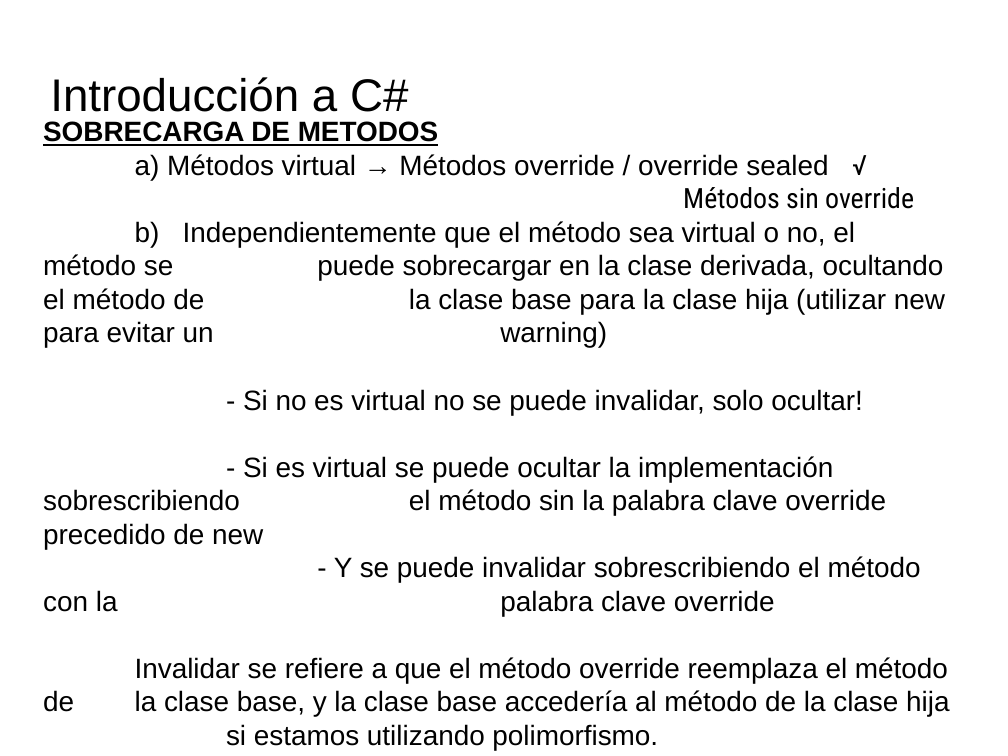
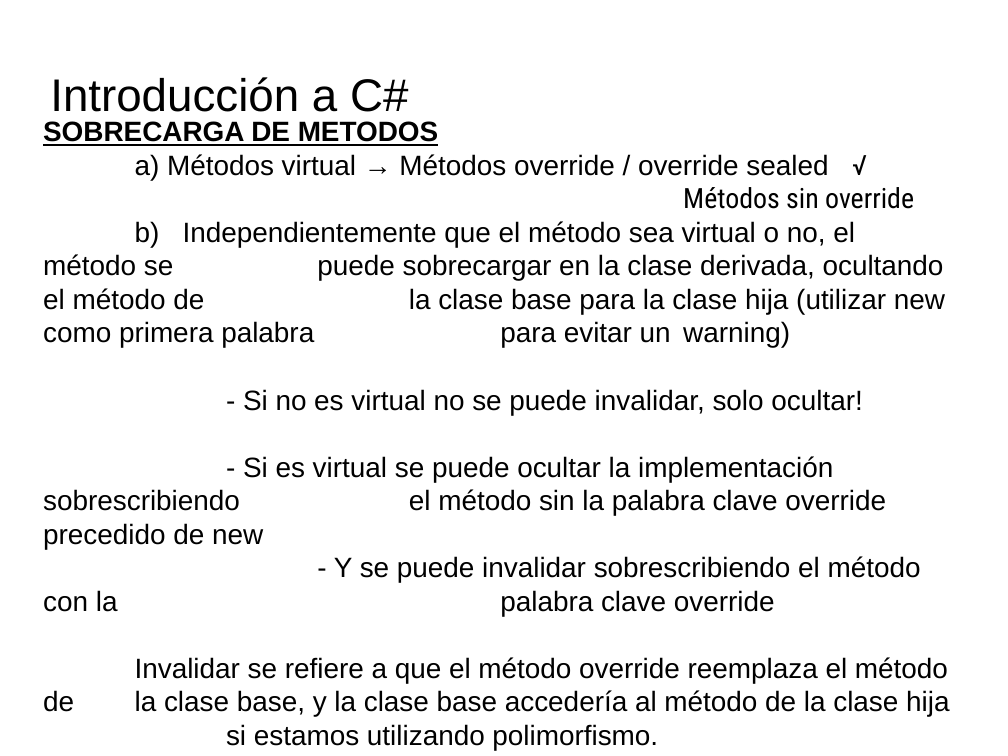
Before and after one commit to videojuegos-abastos/PMV, a slide deck: slide 12 of te/Tema 4 (Chema)/t4.3.- Definiendo miembros de una clase.odp. Drawn at 1008x756 pixels with LibreOffice and Linux fonts; fonts in the diff are those of the drawing; background and template pictures are left out. Boxes give left, top, right and bottom in pixels: in the first picture for what was removed or moved away, otherwise in the second. Text is boxed around its words. In the diff, an @@ line names an element or a change of style, - is before the commit and + after.

```diff
--- a/te/Tema 4 (Chema)/t4.3.- Definiendo miembros de una clase.odp
+++ b/te/Tema 4 (Chema)/t4.3.- Definiendo miembros de una clase.odp
@@ text at [43, 221, 945, 348]: text changed @@
-b) Independientemente que el método sea virtual o no, el método se puede sobrecargar en la clase derivada, ocultando el método de la clase base para la clase hija (utilizar new para evitar un warning)
+b) Independientemente que el método sea virtual o no, el método se puede sobrecargar en la clase derivada, ocultando el método de la clase base para la clase hija (utilizar new como primera palabra para evitar un warning)
```
Also in this commit, not shown: 3 other slides changed, 5 other files.
